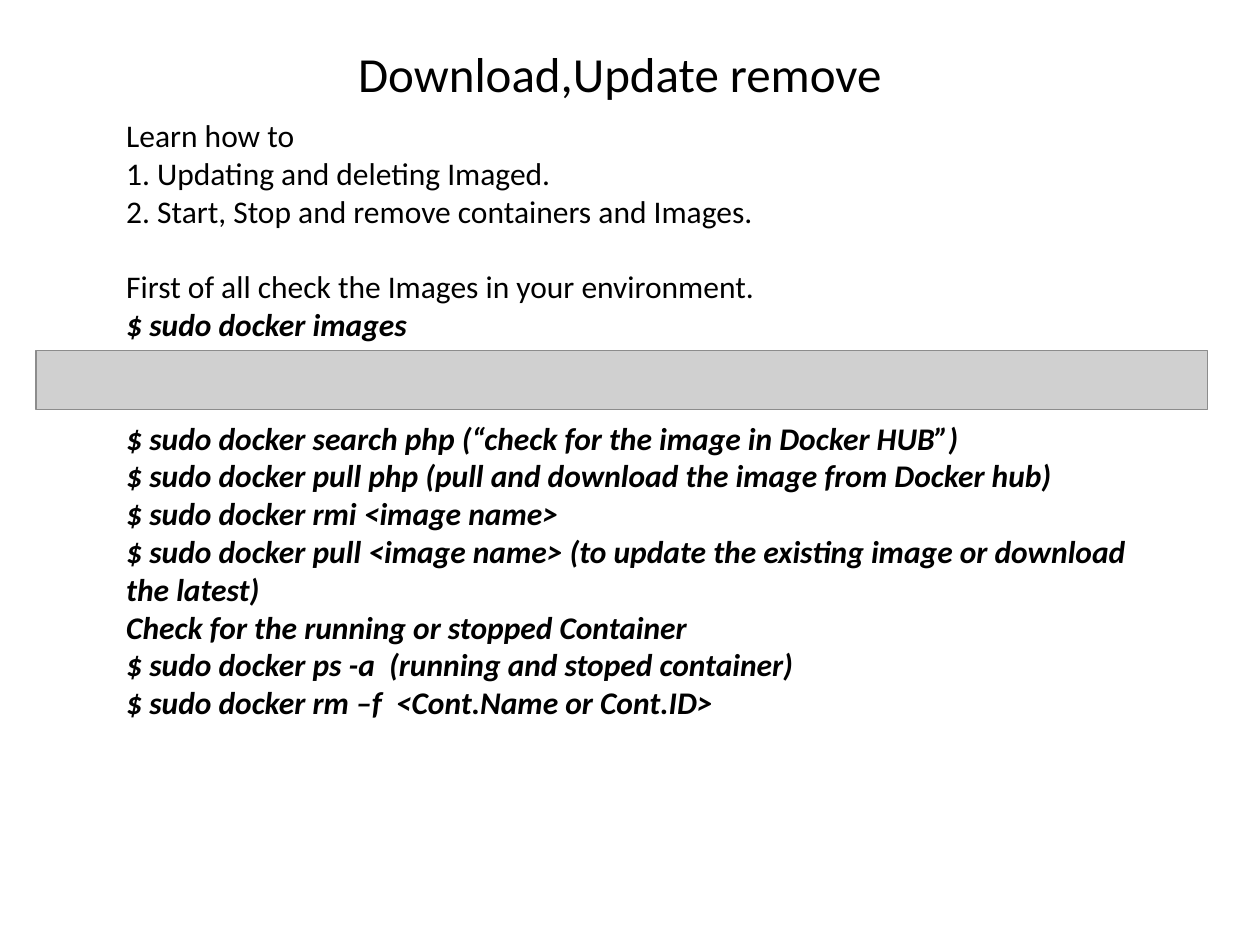
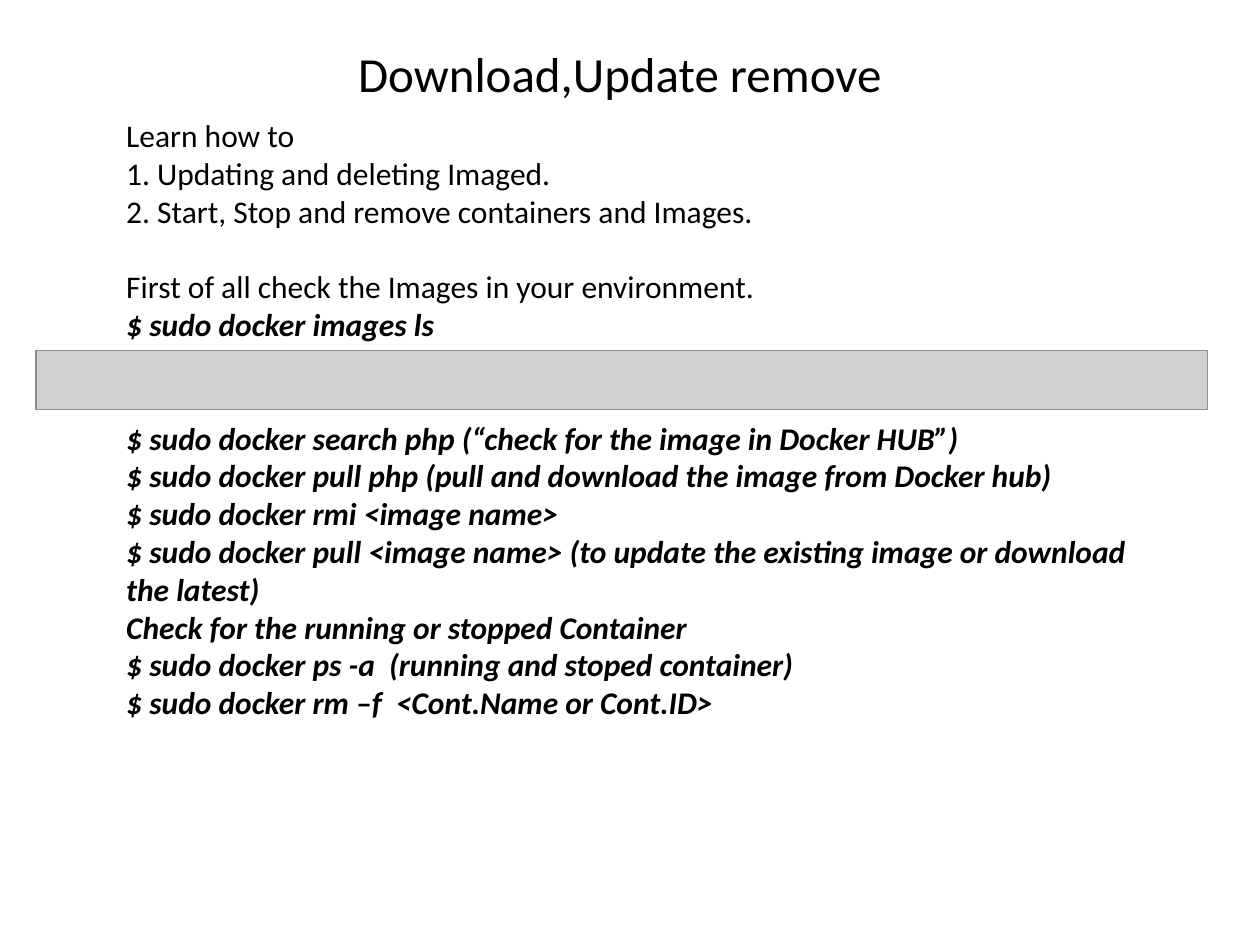
Before and after one commit to zameerpasha/DevopsTrainingRepo, a slide deck: slide 8 of Docker/Docker_Tutorial.pptx. Drawn at 1260x945 pixels with LibreOffice and Linux fonts; fonts in the diff are those of the drawing; grey boxes stand for pictures. Boxes give left, top, right and bottom in pixels: in the first picture for what was removed or moved away, otherwise in the second. Text is boxed around its words. In the diff, an @@ line names an element or a change of style, - is before the commit and + after.

Commit message:
corrected image command in docker ppt

```diff
--- a/Docker/Docker_Tutorial.pptx
+++ b/Docker/Docker_Tutorial.pptx
@@ text at (149, 314, 434, 342): text changed @@
-$ sudo docker images
+$ sudo docker images ls
```
